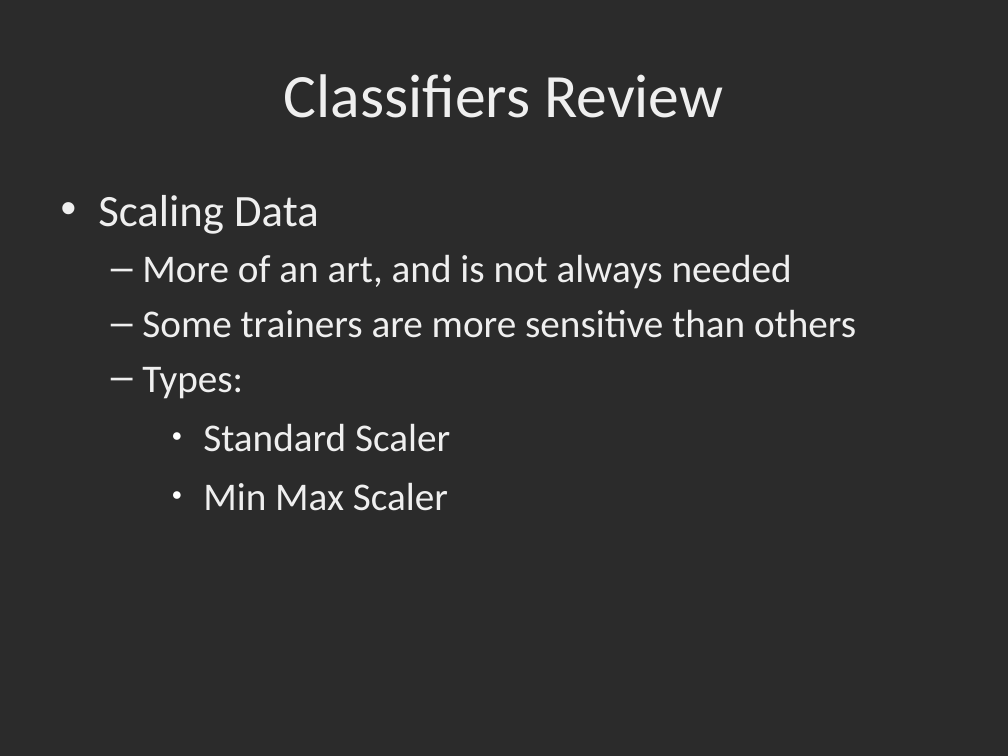
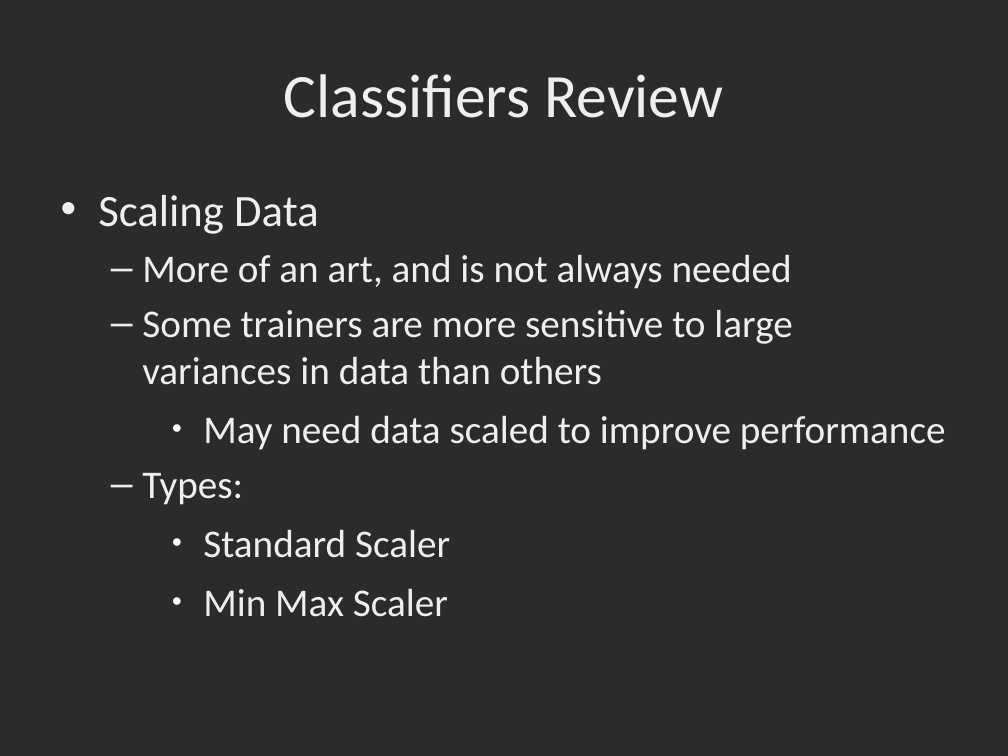
Before and after one commit to dbowmans46/PracticalProgramming, a slide deck: slide 18 of Session 7 - Python/Instructional Material/Machine Learning Slides/Session 7 - Python ML 10: Review and Project for Classifiers.odp. Drawn at 1008x756 pixels with LibreOffice and Linux fonts; fonts in the diff are those of the drawing; background and template pictures are left out; a plain dark background stands for a picture behind light text. Boxes give left, top, right and bottom in pixels: in the first picture for what was removed or moved away, otherwise in the second. Text is boxed around its words. In the diff, an @@ line names an element or a change of style, - is before the commit and + after.

Commit message:
Touched up slides, finished preparing data in code.

```diff
--- a/Session 7 - Python/Instructional Material/Machine Learning Slides/Session 7 - Python ML 10: Review and Project for Classifiers.odp
+++ b/Session 7 - Python/Instructional Material/Machine Learning Slides/Session 7 - Python ML 10: Review and Project for Classifiers.odp
@@ text at box(142, 309, 946, 450): text changed @@
-  – Some trainers are more sensitive than others
+  – Some trainers are more sensitive to large variances in data than others
+    ● May need data scaled to improve performance
```
Also in this commit, not shown: 6 other slides changed, 1 other file.
